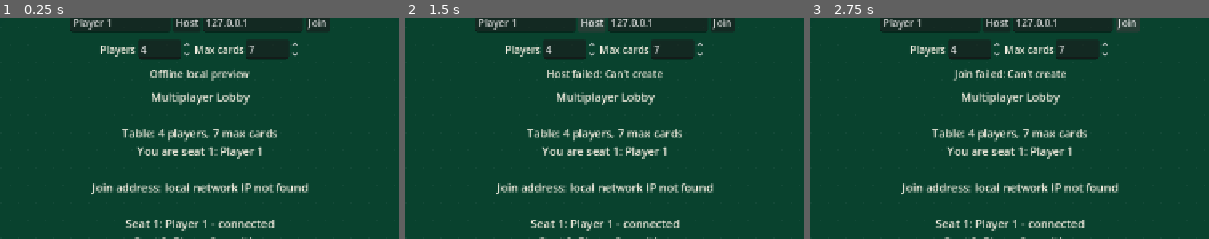
Above: before the commit, frames 1-3 (left to right).
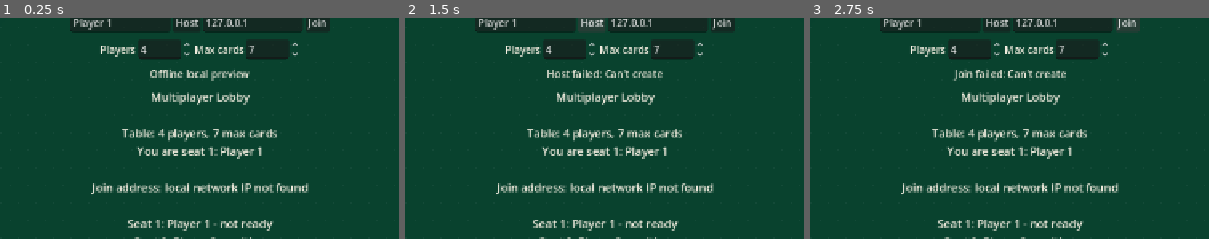
Above: after the commit, the same moments.

Repository: JordanOakFox/oh-hell-godot
Game: Godot game, scene res://scenes/main.tscn
Same seed, same stepped clock (60 frames per second), same inputs: the game is played once before the commit and once after it.
Inputs:
- Up to frame 1 (0.25 s): no input
- Up to frame 2 (1.5 s): tap Enter at 0.5 s; click "Host" at 1.25 s
- Up to frame 3 (2.75 s): click "Join" at 2 s
The pictures show only the part of the screen within x 25-75%, y 13-63%; the shares and areas given below are measured in that part.

The runs differ from the first frame. In frame 1, 1.0% of the frame differs, in the area x 31-69%, y 91-97%; in frame 2, 1.0%; in frame 3, 1.0%.

Commit message:
Add ready check and host start control

Diff:
--- a/scripts/main.gd
+++ b/scripts/main.gd
@@ -199,6 +199,7 @@
 		"leader": 0,
 		"active_player": -1,
 		"connected": _filled_array(lobby_player_count, false),
+		"ready": _filled_array(lobby_player_count, false),
 		"message": "Connecting to host...",
 	}
 	local_hand = []
@@ -226,6 +227,7 @@
 		"leader": 0,
 		"active_player": -1,
 		"connected": _connected_seats(),
+		"ready": _lobby_ready_seats(),
 		"message": message,
 	}
 	_publish_state()
@@ -253,6 +255,7 @@
 		"leader": 0,
 		"active_player": -1,
 		"connected": _connected_seats(),
+		"ready": _lobby_ready_seats(),
 		"message": "",
 	}
 	state["scores"].resize(names.size())
@@ -373,7 +376,9 @@
 			text += "Join address: %s\n" % ", ".join(addresses)
 		text += "\n"
 	for i in range(view_state["num_players"]):
-		var status := "connected" if view_state["connected"][i] else "waiting"
+		var status := "waiting"
+		if view_state["connected"][i]:
+			status = "ready" if view_state["ready"][i] else "not ready"
 		text += "Seat %d: %s - %s\n" % [i + 1, view_state["names"][i], status]
 	text += "\n%s" % view_state["message"]
 	table_label.text = text
@@ -413,8 +418,21 @@
 
 	if view_state["phase"] == "lobby":
 		var connected_count := _view_connected_count()
+		if view_state["connected"][my_seat]:
+			var ready_button := Button.new()
+			ready_button.text = "Unready" if view_state["ready"][my_seat] else "Ready"
+			ready_button.pressed.connect(_request_toggle_ready)
+			action_box.add_child(ready_button)
+
+		if multiplayer.multiplayer_peer and multiplayer.is_server():
+			var start_button := Button.new()
+			start_button.text = "Start Game"
+			start_button.disabled = not _view_lobby_can_start()
+			start_button.pressed.connect(_host_start_game)
+			action_box.add_child(start_button)
+
 		var waiting := Label.new()
-		waiting.text = "Waiting for players: %d / %d" % [connected_count, view_state["num_players"]]
+		waiting.text = "Players: %d / %d" % [connected_count, view_state["num_players"]]
 		waiting.add_theme_color_override("font_color", Color("#f7f1e3"))
 		action_box.add_child(waiting)
 	elif view_state["phase"] == "connecting":
@@ -468,6 +486,16 @@
 			count += 1
 	return count
 
+func _view_lobby_can_start() -> bool:
+	if view_state.is_empty() or view_state["phase"] != "lobby":
+		return false
+	for i in range(view_state["num_players"]):
+		if not view_state["connected"][i]:
+			return false
+		if not view_state["ready"][i]:
+			return false
+	return true
+
 func _read_lobby_inputs() -> void:
 	local_player_name = name_input.text.strip_edges()
 	if local_player_name.is_empty():
@@ -669,6 +697,40 @@
 	state["message"] = "%s joined seat %d." % [state["names"][seat], seat + 1]
 	_publish_state()
 
+func _request_toggle_ready() -> void:
+	if multiplayer.multiplayer_peer and not multiplayer.is_server():
+		_server_toggle_ready.rpc_id(1)
+	else:
+		_apply_toggle_ready(my_seat)
+
+@rpc("any_peer", "reliable")
+func _server_toggle_ready() -> void:
+	if not multiplayer.is_server():
+		return
+	_apply_toggle_ready(_seat_for_peer(multiplayer.get_remote_sender_id()))
+
+func _apply_toggle_ready(seat: int) -> void:
+	if state.get("phase", "") != "lobby":
+		return
+	if seat < 0 or seat >= state["num_players"]:
+		return
+	if not state["connected"][seat]:
+		return
+	state["ready"][seat] = not state["ready"][seat]
+	state["message"] = "%s is %s." % [state["names"][seat], "ready" if state["ready"][seat] else "not ready"]
+	_publish_state()
+
+func _host_start_game() -> void:
+	if not multiplayer.is_server():
+		return
+	if state.get("phase", "") != "lobby":
+		return
+	if not _lobby_can_start():
+		state["message"] = "Everyone must be connected and ready before starting."
+		_publish_state()
+		return
+	_start_match(state["names"].duplicate(true), state["max_cards"])
+
 func _on_peer_connected(peer_id: int) -> void:
 	if not multiplayer.is_server():
 		return
@@ -677,12 +739,9 @@
 		return
 	seat_peers[seat] = peer_id
 	state["connected"] = _connected_seats()
+	state["ready"] = _lobby_ready_seats()
 	state["message"] = "Seat %d joined." % [seat + 1]
 	_publish_state()
-	if _connected_count() == state["num_players"] and state["phase"] == "lobby":
-		await get_tree().create_timer(0.5).timeout
-		if state["phase"] == "lobby" and _connected_count() == state["num_players"]:
-			_start_match(state["names"].duplicate(true), state["max_cards"])
 
 func _on_peer_disconnected(peer_id: int) -> void:
 	if not multiplayer.is_server():
@@ -692,6 +751,7 @@
 		return
 	seat_peers[seat] = 0
 	state["connected"] = _connected_seats()
+	state["ready"] = _lobby_ready_seats()
 	state["message"] = "Seat %d disconnected." % [seat + 1]
 	_publish_state()
 
@@ -734,6 +794,26 @@
 		connected.append(int(peer_id) != 0)
 	return connected
 
+func _lobby_ready_seats() -> Array:
+	var ready: Array = []
+	for seat in range(seat_peers.size()):
+		var is_connected := int(seat_peers[seat]) != 0
+		var existing_ready := false
+		if state.has("ready") and seat < state["ready"].size():
+			existing_ready = state["ready"][seat]
+		ready.append(is_connected and existing_ready)
+	return ready
+
+func _lobby_can_start() -> bool:
+	if state.get("phase", "") != "lobby":
+		return false
+	for seat in range(state["num_players"]):
+		if not state["connected"][seat]:
+			return false
+		if not state["ready"][seat]:
+			return false
+	return true
+
 func _connected_count() -> int:
 	var count := 0
 	for connected in _connected_seats():
